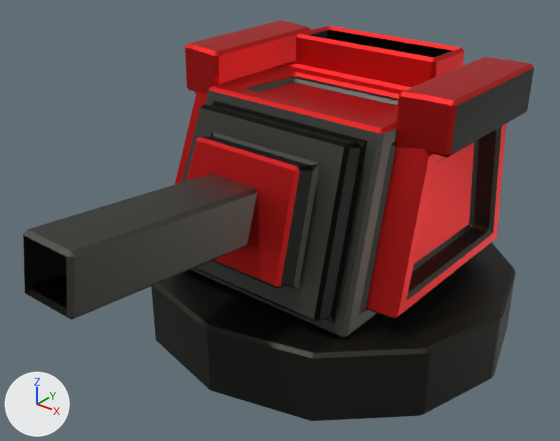
The FBX model Assets/Resources/Meshes/Weapon3.fbx, before and after one commit.
Both versions are drawn from a 50 mm lens placed at (2.111, -4.454, 0.738), pointed at (1.412, -3.581, 0.196). The axes (+X, +Y, +Z) are drawn at lower left. The lights are the same throughout. Where no turn or scale is listed for an object, it has been applied to the vertices.

The older version as bpy lines, for what is in view:
```python
mat_unitframematerial = principled_material('UnitFrameMaterial')
mat_unitframematerial.texture = img_paletteunits_png
mat_unitframematerial.metallic = 1.0
me_cube_025 = bpy.data.meshes.new('Cube.025')
me_cube_025.from_pydata(...)  # 440 vertices, 494 faces; spans x -0.331..0.331, y -0.529..0.34, z -0.036..0.438
me_cube_025.materials.append(mat_unitframematerial)  # picture img_paletteunits_png
ob_weapon3 = bpy.data.objects.new('Weapon3', me_cube_025)
ob_weapon3.location = (1.414, -3.483, 0.0)
```
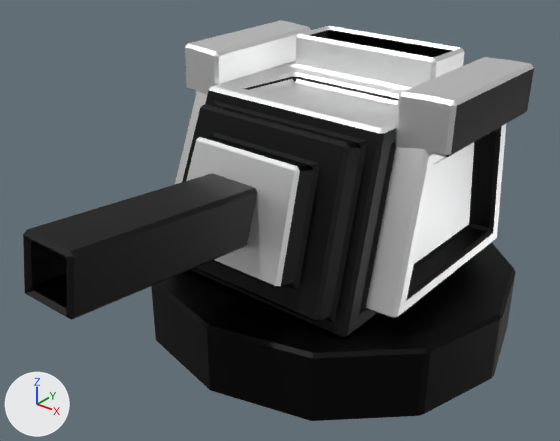
Where the change shows, as pixel boxes (x1, y1, x2, y2) in the pictures (560 x 441 px):
'Weapon3', surface changed
    both: (23, 20, 534, 421)

Edits to the bpy script that builds the scene:
```text
Add img_unitpalette02_albedo_png:
    img_unitpalette02_albedo_png = load_image('UnitPalette02-Albedo.png', '../../../Blender/UnitPalette02-Albedo.png', 512, 512, 'sRGB')
Add img_unitpalette02_emission_png:
    img_unitpalette02_emission_png = load_image('UnitPalette02-Emission.png', '../../../Blender/UnitPalette02-Emission.png', 512, 512, 'sRGB')
Change mat_unitframematerial:
    where n0 = _N.new('ShaderNodeBsdfPrincipled'); n0.name = 'Principled BSDF'
    add n0.inputs[28].default_value = 1.0  # 'Emission Strength'
    where n2 = _N.new('ShaderNodeTexImage'); n2.name = 'Image Texture'
    n2.image: img_paletteunits_png -> img_unitpalette02_albedo_png
    add n3 = _N.new('ShaderNodeTexImage'); n3.name = 'Image Texture.001'
    add n3.image = img_unitpalette02_emission_png
    add _L.new(n3.outputs[0], n0.inputs[27])  # 'Color' to 'Emission Color'
Change me_cube_025:
    where me_cube_025.from_pydata(...)  # 440 vertices, 494 faces; spans x -0.331..0.331, y -0.529..0.34, z -0.036..0.438
    used by ob_weapon3; location = (1.414, -3.483, 0.0)
    me_cube_025 part 1: texture (UV) coordinates of 494 of 494 faces, centred in x -0.331..0.331, y -0.528..0.319, z -0.036..0.438, changed; they spanned u 0.05..0.71, v 0.91..0.96 and now span u 0.03..0.47, v 0.95..0.96
```
